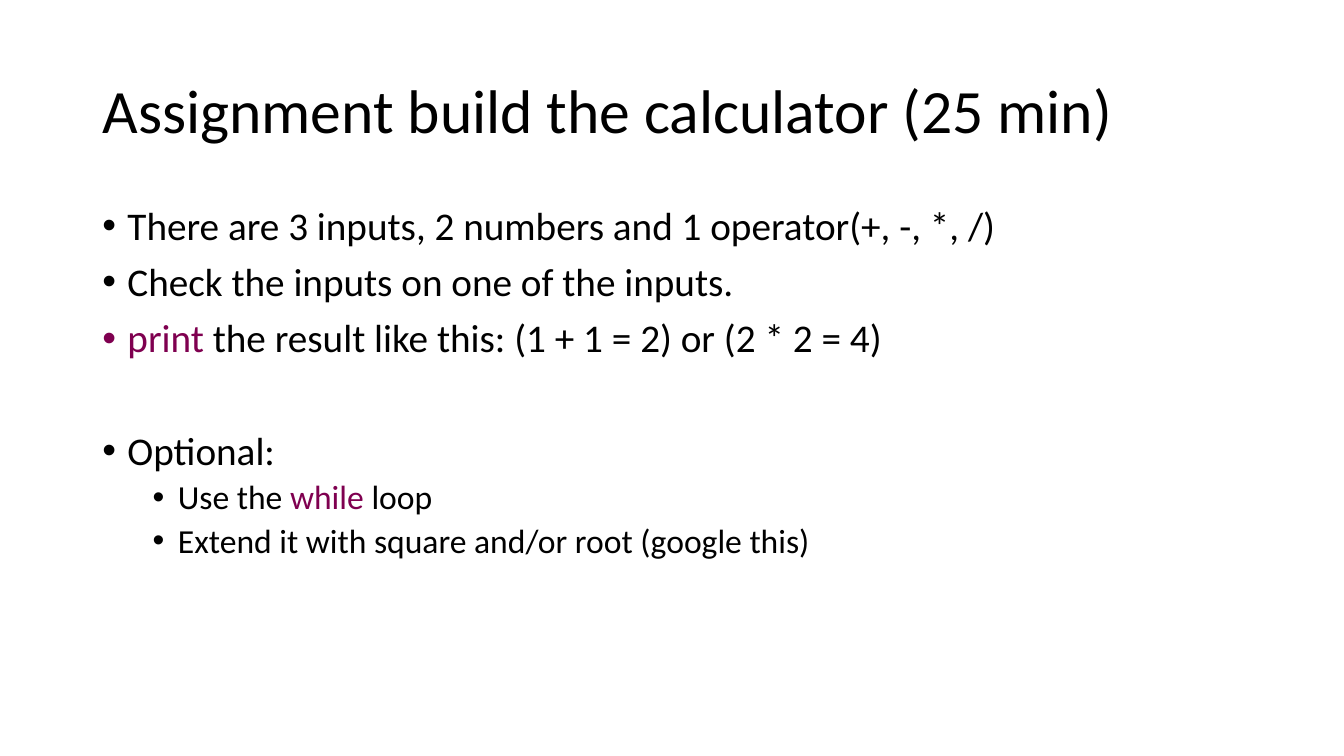
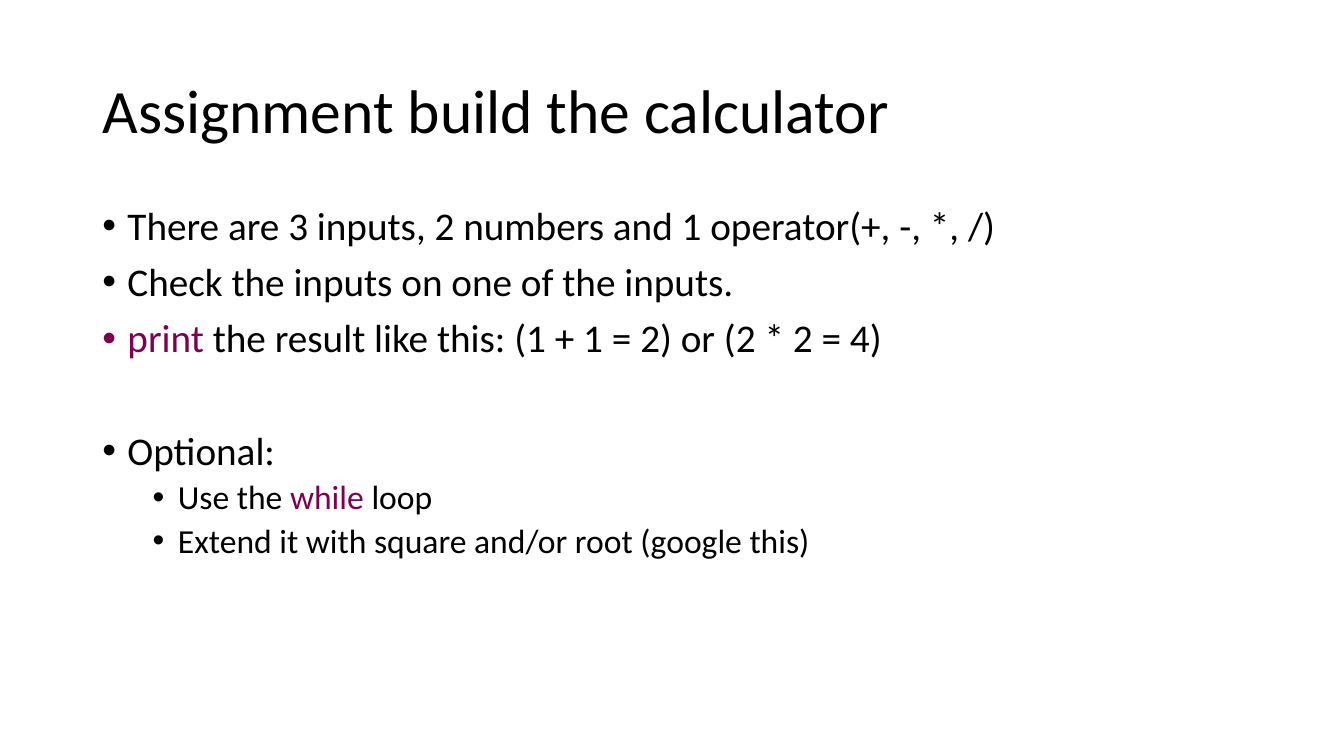
Before and after one commit to JoZonneveld/TCR-python-lessons, a slide deck: slide 24 of Lessons/Jaar 2/Lesson 1/Lesson 1.pptx. Drawn at 1344x756 pixels with LibreOffice and Linux fonts; fonts in the diff are those of the drawing; background and template pictures are left out. Boxes give left, top, right and bottom in pixels: in the first picture for what was removed or moved away, otherwise in the second. Text is boxed around its words. In the diff, an @@ line names an element or a change of style, - is before the commit and + after.

```diff
--- a/Lessons/Jaar 2/Lesson 1/Lesson 1.pptx
+++ b/Lessons/Jaar 2/Lesson 1/Lesson 1.pptx
@@ text at (102,90,888,144): text changed @@
-Assignment build the calculator (25 min)
+Assignment build the calculator
```
Also in this commit, not shown: 1 other slide changed, 6 other files.
